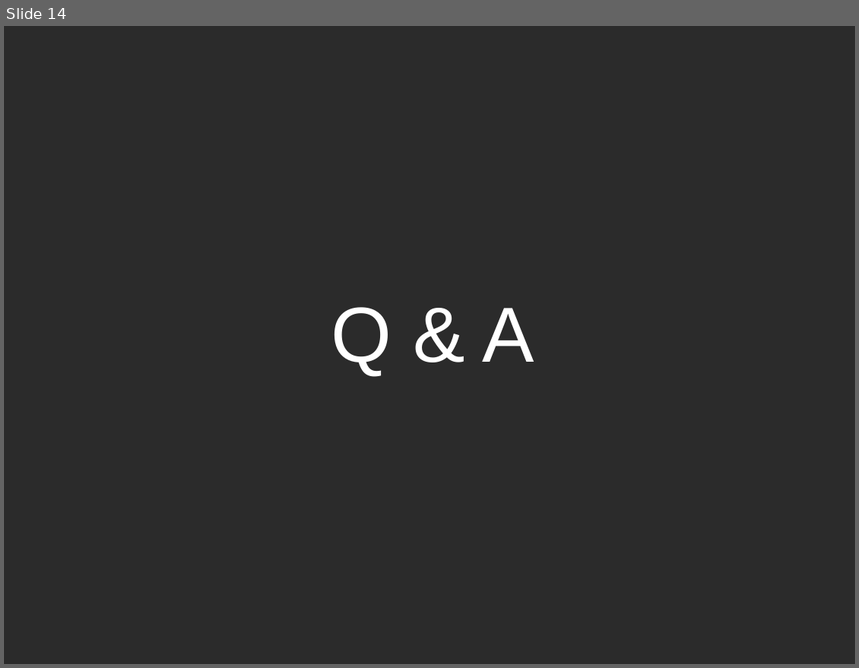
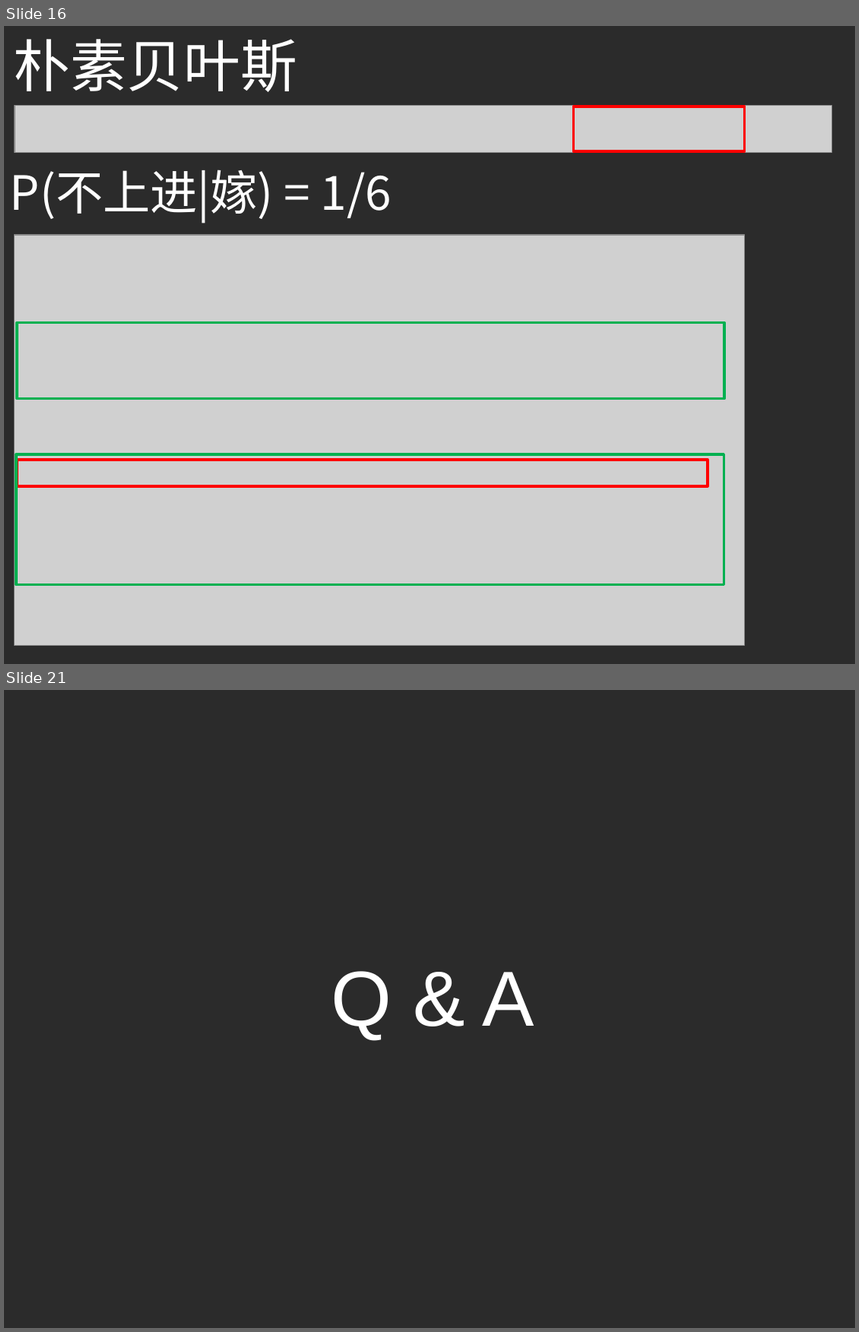
Before and after one commit to ouriris/ml-course, a slide deck: chapter.4/ppt/ML_CH4_Naive_Bayes.pptx. Shown one above the other, each under a label of ours: slide 14 before the commit, slides 16 and 21 after it; the slides between them are not shown. The pictures are 859x668 and 859x1332 pixels, drawn with LibreOffice and Linux fonts; fonts in the diff are those of the drawing; grey boxes stand for pictures; background and template pictures are left out; a plain dark background stands for a picture behind light text. Boxes give left, top, right and bottom in pixels: in the first picture for what was removed or moved away, otherwise in the second. Text is boxed around its words. In the diff, an @@ line names an element or a change of style, - is before the commit and + after.

```diff
--- a/chapter.4/ppt/ML_CH4_Naive_Bayes.pptx
+++ b/chapter.4/ppt/ML_CH4_Naive_Bayes.pptx
@@ slide 16 added at [4,26,855,664], background picture (left out) @@
@@ text added at [14,39,297,92], 48 pt, text #FFFFFF @@
+朴素贝叶斯
@@ picture added at [14,105,832,153] @@
@@ rectangle added at [573,107,744,152], outline #FF0000 2.25 pt @@
@@ text added at [10,170,392,221], 40 pt, text #FFFFFF @@
+P(不上进|嫁) = 1/6
@@ picture added at [14,234,744,645] @@
@@ rectangle added at [17,323,724,399], outline #00B050 2.25 pt @@
@@ rectangle added at [16,454,723,585], outline #00B050 2.25 pt @@
@@ rectangle added at [18,460,708,487], outline #FF0000 2.25 pt @@
@@ what was slide 14 is now slide 21 @@
```
Also in this commit, not shown: 6 other slides added.
